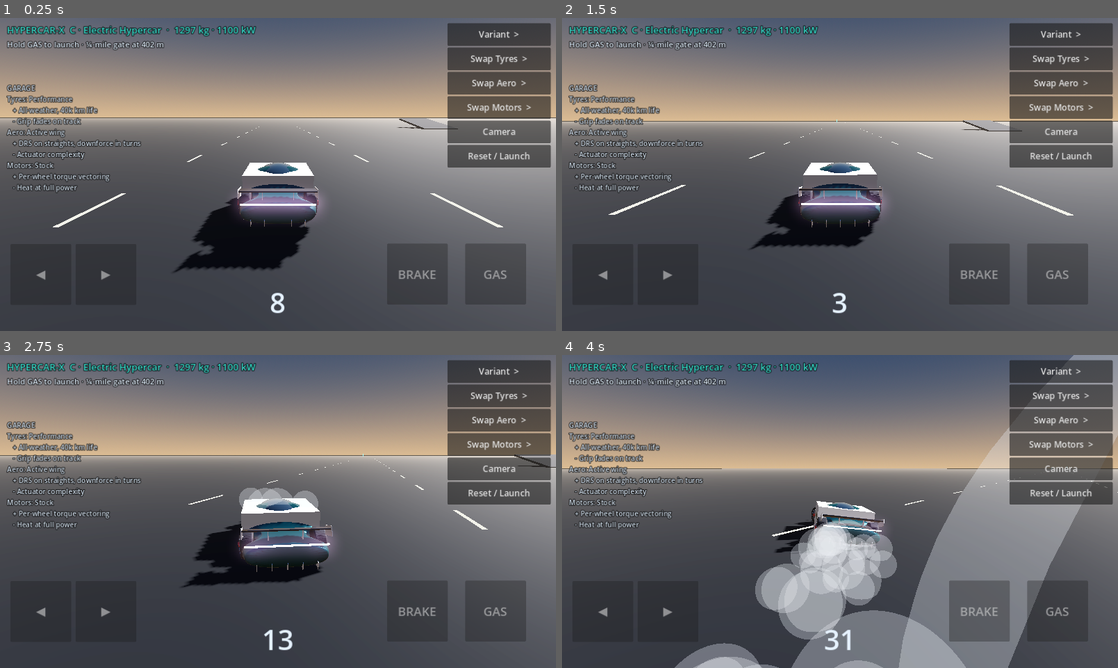
Above: before the commit, frames 1-4 (two rows, left to right).
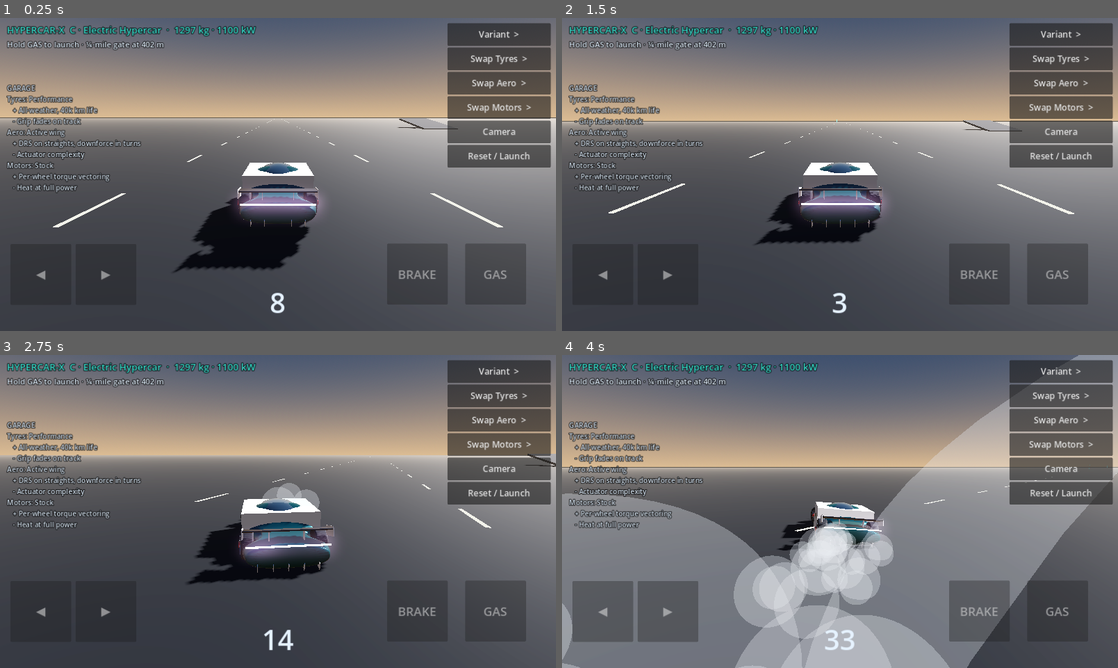
Above: after the commit, the same moments.

Repository: jaineil32624/hypercar-x
Game: Godot game, scene res://main.tscn
Two runs of this game, one before a commit and one after it. Both use one fixed random seed, a clock stepped at 60 frames per second and the inputs below.
Inputs:
- Up to frame 1 (0.25 s): no input
- Up to frame 2 (1.5 s): hold D (steer_right) 0.53-1.28 s; hold S (brake) from 1.28 s (still down)
- Up to frame 3 (2.75 s): release S (brake) at 2.03 s; hold D (steer_right) from 2.03 s (still down)
- Up to frame 4 (4 s): release D (steer_right) at 2.78 s; hold W (accelerate) 2.78-3.53 s; hold A (steer_left) from 3.53 s (still down)

The runs differ from the first frame. In frame 1, less than 0.1% of the frame differs, in the area x 10-90%, y 32-80%; in frame 2, 0.8%; in frame 3, 2.0%; in frame 4, 32%, in the area x 0-100%, y 0-100%.

Commit message:
Godot: remove default linear damping, stiffer springs, correct ride height
Co-Authored-By: Claude Opus 5.5 <noreply@anthropic.com>
Claude-Session: https://claude.ai/code/session_0119tRvJpKU6TpkSKkQ8qQDf

Diff:
--- a/godot/main.gd
+++ b/godot/main.gd
@@ -198,6 +198,8 @@
 	car.position = Vector3(0, 0.6, 0)
 	car.center_of_mass_mode = RigidBody3D.CENTER_OF_MASS_MODE_CUSTOM
 	car.center_of_mass = Vector3(0, 0.35, 0)
+	car.linear_damp_mode = RigidBody3D.DAMP_MODE_REPLACE
+	car.linear_damp = 0.0  # aero drag is modelled explicitly
 	add_child(car)
 
 	var shape := CollisionShape3D.new()
@@ -217,8 +219,8 @@
 	_collect(inst)
 
 	# physics wheels (no meshes; GLB wheels are the visuals)
-	var positions := {"FL": Vector3(0.855, 0.5, 1.39), "FR": Vector3(-0.855, 0.5, 1.39),
-		"RL": Vector3(0.83, 0.5, -1.39), "RR": Vector3(-0.83, 0.5, -1.39)}
+	var positions := {"FL": Vector3(0.855, 0.56, 1.39), "FR": Vector3(-0.855, 0.56, 1.39),
+		"RL": Vector3(0.83, 0.56, -1.39), "RR": Vector3(-0.83, 0.56, -1.39)}
 	for tag in ["FL", "FR", "RL", "RR"]:
 		var w := VehicleWheel3D.new()
 		w.name = "W_" + tag
@@ -226,7 +228,7 @@
 		w.wheel_radius = 0.355
 		w.wheel_rest_length = 0.18
 		w.suspension_travel = 0.12
-		w.suspension_stiffness = 85.0
+		w.suspension_stiffness = 110.0
 		w.damping_compression = 2.2
 		w.damping_relaxation = 3.0
 		w.suspension_max_force = 14000.0
